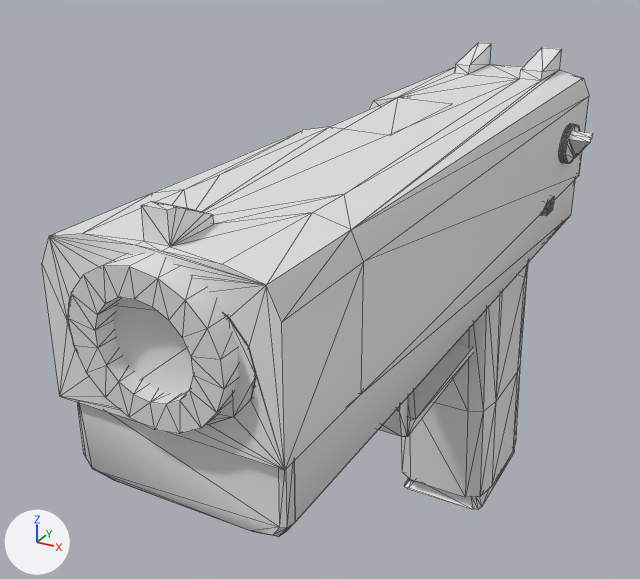
Renders of the FBX model Siege-out/Assets/Models/Gun/Pistol_model.fbx from each side of a commit.
Camera for both pictures: a 50 mm camera at (1.91, -5.44, 4.62) aimed at (-0.71, -0.68, 2.24). The lights are fixed; the arrows at lower left show +X, +Y and +Z. Mesh edges are drawn as thin lines. Where no turn or scale is listed for an object, it has been applied to the vertices. Vertices at the same position are counted once.

Script lines for the objects in view, before the commit:
```python
me_mesh = bpy.data.meshes.new('Mesh')
me_mesh.from_pydata(...)  # 218 vertices, 396 faces; spans x -0.57..0.61, y -2.67..1.98, z -2.09..0.49
me_mesh_002 = bpy.data.meshes.new('Mesh.002')
me_mesh_002.from_pydata(...)  # 48 vertices, 92 faces; spans x -0.35..0.35, y -0.68..0.53, z -0.11..1.95
me_mesh_003 = bpy.data.meshes.new('Mesh.003')
me_mesh_003.from_pydata(...)  # 559 vertices, 909 faces; spans x -0.6..0.8, y -2.85..2.02, z 0.0..1.0
ob_box002 = bpy.data.objects.new('Box002', me_mesh)
ob_box002.location = (-0.228, -0.214, 2.116)
ob_box004 = bpy.data.objects.new('Box004', me_mesh_002)
ob_box004.location = (-0.22, 1.064, 0.007)
ob_object001 = bpy.data.objects.new('Object001', me_mesh_003)
ob_object001.location = (-0.234, -0.222, 2.545)
```
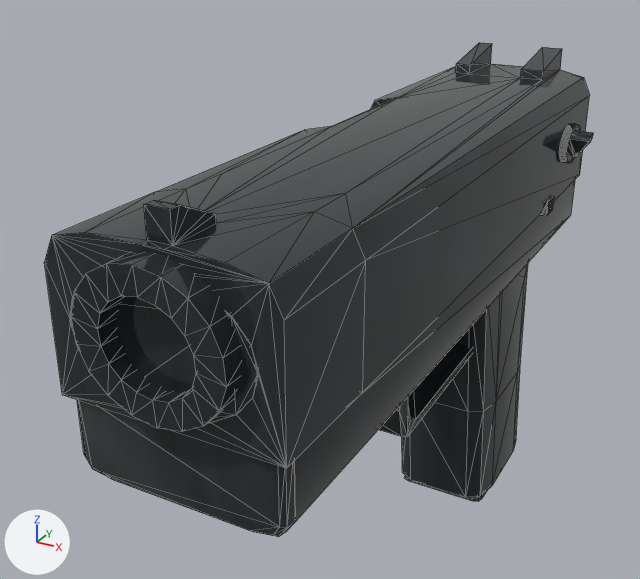
Boxes [x1, y1, x2, y2] around the edits, measured in the pictures (640 x 579 px; the box of a moved part takes in the faces that stretch with it):
'Object001', reshaped, moved: before [42, 43, 593, 471]; after [44, 42, 594, 468]
'Box002', recoloured (grey to black): [77, 180, 575, 537] in both
'Box004', recoloured: [404, 451, 514, 510] in both
part 1 of me_mesh_003, moved or reshaped: before [68, 254, 256, 434]; after [71, 252, 258, 432]
part 2 of me_mesh_003, moved or reshaped: before [67, 298, 255, 425]; after [70, 297, 258, 423]
part 3 of me_mesh_003, moved or reshaped: before [560, 123, 593, 164]; after [560, 123, 594, 163]
part 4 of me_mesh_003, moved or reshaped: before [42, 174, 364, 471]; after [44, 173, 366, 468]
part 5 of me_mesh_003, moved or reshaped: before [203, 64, 542, 229]; after [205, 64, 543, 228]
part 6 of me_mesh_003, moved or reshaped: before [351, 43, 589, 394]; after [353, 42, 590, 392]
part 7 of me_mesh_003, moved or reshaped: before [153, 98, 396, 212]; after [156, 97, 398, 211]

Diff of the bpy script that builds the scene:
```diff
--- a/Siege-out/Assets/Models/Gun/Pistol_model.fbx.py
+++ b/Siege-out/Assets/Models/Gun/Pistol_model.fbx.py
@@ img_gunmetal2_jpg @@
+img_gunmetal2_jpg = load_image('gunmetal2.jpg', '../../Textures/Pistol/gunmetal2.jpg', 240, 240, 'sRGB')
@@ img_gunmetal_jpg @@
+img_gunmetal_jpg = load_image('gunmetal.jpg', '../../Textures/Pistol/gunmetal.jpg', 480, 240, 'sRGB')
@@ mat_material__10 @@
+mat_material__10 = principled_material('Material #10')
+mat_material__10.texture = img_gunmetal2_jpg
+mat_material__10.roughness = 0.0
@@ mat_material__7 @@
+mat_material__7 = principled_material('Material #7')
+mat_material__7.texture = img_gunmetal_jpg
+mat_material__7.roughness = 0.0
@@ mat_material__9 @@
+mat_material__9 = principled_material('Material #9')
+mat_material__9.texture = img_gunmetal_jpg
+mat_material__9.roughness = 0.0
@@ me_mesh_003 @@
 # used by ob_object001; location = (-0.234, -0.222, 2.545)
-me_mesh_003.from_pydata(...)  # 559 vertices, 909 faces; spans x -0.6..0.8, y -2.85..2.02, z 0.0..1.0
+me_mesh_003.from_pydata(...)  # 559 vertices, 907 faces; spans x -0.6..0.8, y -5.08..-0.2, z 0.0..1.0
+# me_mesh_003 part 1: the loose piece of 118 vertices spanning x -0.36..0.4, y -2.85..-2.29, z 0.05..0.81 is moved by (0.0, -2.23, 0.0)
+# me_mesh_003 part 2: the loose piece of 18 vertices spanning x -0.49..0.48, y -2.71, z 0.06..0.73 is moved by (0.0, -2.23, 0.0)
+# me_mesh_003 part 3: the loose piece of 152 vertices spanning x 0.59..0.8, y 1.26..1.67, z 0.24..0.54 is moved by (0.0, -2.23, 0.0)
+# me_mesh_003 part 4: 72 of the vertices in x -0.6..0.6, y -2.71..-1.72, z 0.0..0.98 are moved by (0.0, -2.23, 0.0)
+# me_mesh_003 part 5: 16 of the vertices in x -0.6..0.34, y 0.41..1.51, z 0.65..0.9 are moved by (0.0, -2.23, 0.0)
+# me_mesh_003 part 6: 14 of the vertices in x -0.6..0.6, y 2.01..2.02, z 0.0..1.0 are moved by (0.0, -2.23, 0.0)
+# me_mesh_003 part 7: 4 of the vertices in x -0.6..-0.34, y -0.58..-0.57, z 0.65..0.83 are moved by (0.0, -2.23, 0.0)
+me_mesh_003.materials.append(mat_material__7)  # picture img_gunmetal_jpg
@@ me_mesh_002 @@
 me_mesh_002.from_pydata(...)  # 48 vertices, 92 faces; spans x -0.35..0.35, y -0.68..0.53, z -0.11..1.95
+me_mesh_002.materials.append(mat_material__10)  # picture img_gunmetal2_jpg
@@ me_mesh @@
 me_mesh.from_pydata(...)  # 218 vertices, 396 faces; spans x -0.57..0.61, y -2.67..1.98, z -2.09..0.49
+me_mesh.materials.append(mat_material__9)  # picture img_gunmetal_jpg
@@ ob_object001 @@
 ob_object001 = bpy.data.objects.new('Object001', me_mesh_003)
-ob_object001.location = (-0.234, -0.222, 2.545)
+ob_object001.location = (-0.234, 2.021, 2.545)
```
